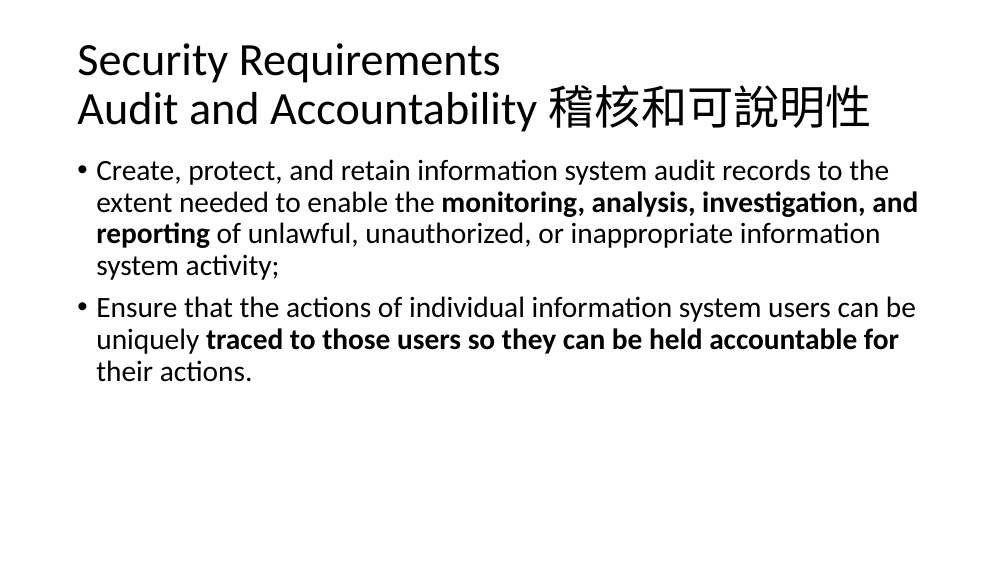
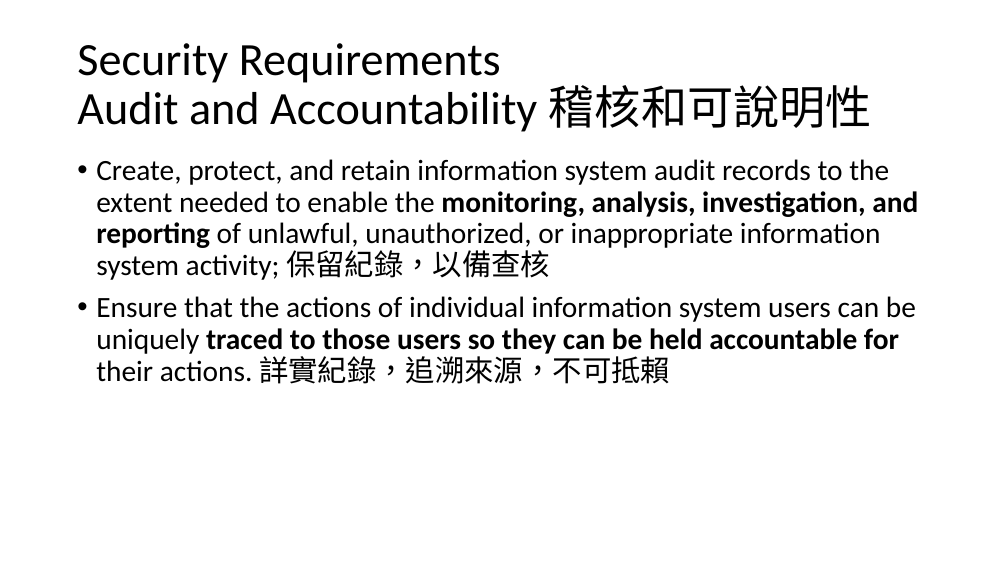
Before and after one commit to ywdeng/uscojywdeng, a slide deck: slide 33 of src/assets/1091/Security/CH01/01-overview.pptx (slide 32 before the commit). Drawn at 1008x567 pixels with LibreOffice and Linux fonts; fonts in the diff are those of the drawing. Boxes give left, top, right and bottom in pixels: in the first picture for what was removed or moved away, otherwise in the second. Text is boxed around its words. In the diff, an @@ line names an element or a change of style, - is before the commit and + after.

```diff
--- a/src/assets/1091/Security/CH01/01-overview.pptx
+++ b/src/assets/1091/Security/CH01/01-overview.pptx
@@ text at [96,159,918,384]: text changed @@
-• Create, protect, and retain information system audit records to the extent needed to enable the monitoring, analysis, investigation, and reporting of unlawful, unauthorized, or inappropriate information system activity;
-• Ensure that the actions of individual information system users can be uniquely traced to those users so they can be held accountable for their actions.
+• Create, protect, and retain information system audit records to the extent needed to enable the monitoring, analysis, investigation, and reporting of unlawful, unauthorized, or inappropriate information system activity; 保留紀錄，以備查核
+• Ensure that the actions of individual information system users can be uniquely traced to those users so they can be held accountable for their actions. 詳實紀錄，追溯來源，不可抵賴
```
Also in this commit, not shown: 31 other slides changed, 1 slide added, 1 other file.
